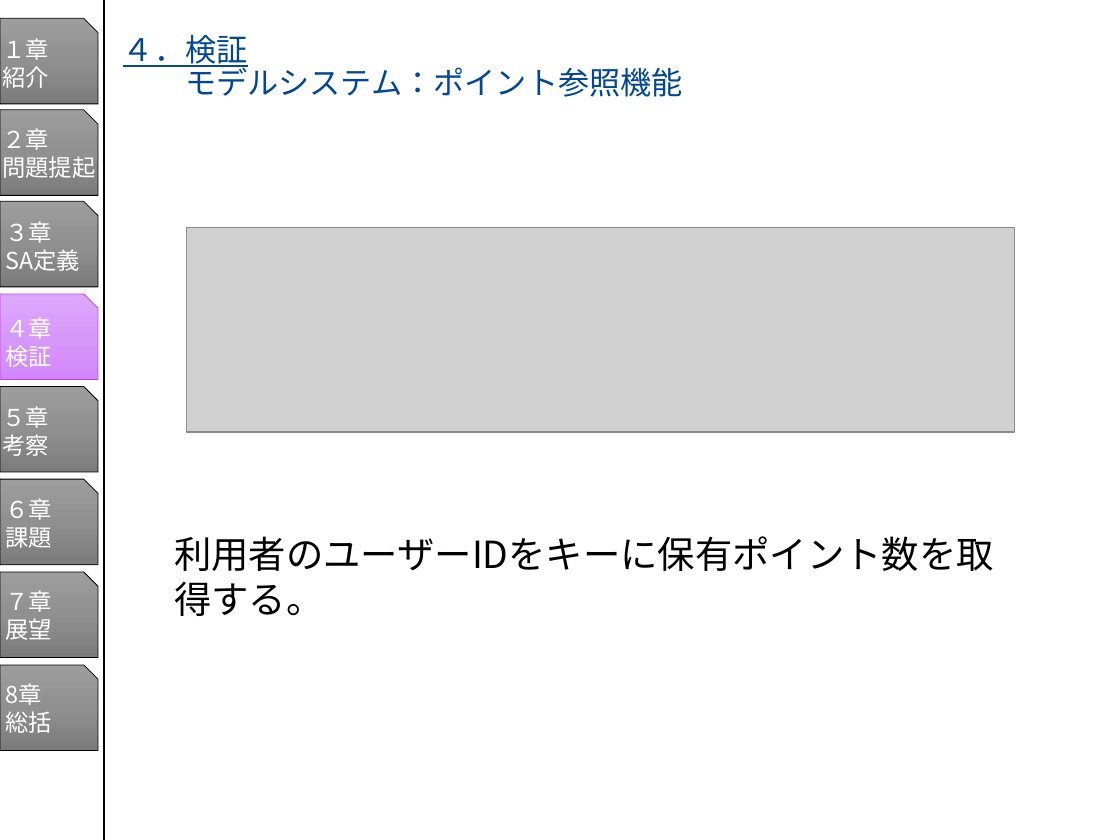
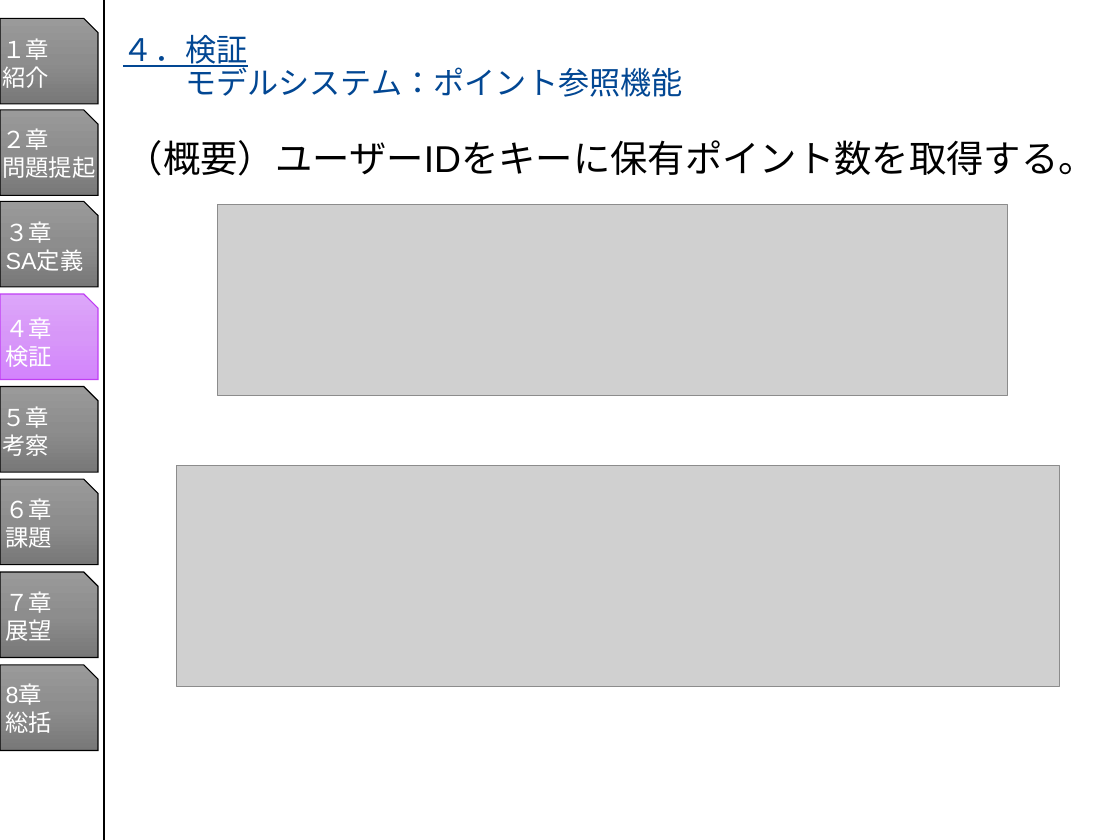
Before and after one commit to MikioKaya/JGS_Serverless, a slide deck: slide 3 of プレゼン/プレゼン資料_1019_モデルシステム更新.pptx. Drawn at 1120x840 pixels with LibreOffice and Linux fonts; fonts in the diff are those of the drawing; grey boxes stand for pictures. Boxes give left, top, right and bottom in pixels: in the first picture for what was removed or moved away, otherwise in the second. Text is boxed around its words. In the diff, an @@ line names an element or a change of style, - is before the commit and + after.

```diff
--- a/プレゼン/プレゼン資料_1019_モデルシステム更新.pptx
+++ b/プレゼン/プレゼン資料_1019_モデルシステム更新.pptx
@@ text at [126,140,1096,176]: text changed; font Noto Sans CJK JP to Arial @@
-利用者のユーザーIDをキーに保有ポイント数を取得する。
+（概要）ユーザーIDをキーに保有ポイント数を取得する。
@@ picture: place and size @@
-picture at [187,227,1015,432]
+picture at [217,205,1007,395]
@@ snip rect at [0,293,99,379]: fill gradient #DEA9FB to #D79AF9 to #D487FD to gradient #DDA6FA to #D797F8 to #D384FC; outline #C03EF4 0.5 pt to #C03EF4 0.75 pt; proportions changed @@
@@ picture added at [176,465,1060,687] @@
@@ font Noto Sans CJK JP to Arial in 8 elements at [3,38,50,88], [2,128,95,178], [6,221,84,271], [6,317,53,367], [2,406,49,456], [6,498,53,548], [6,591,53,641], [6,685,53,733] @@
@@ fill gradient #9D9D9D to #909090 to #7C7C7C to gradient #9A9A9A to #8D8D8D to #787878; outline #000000 0.5 pt to #000000 0.75 pt; proportions changed in 7 elements at [0,18,99,103], [0,110,99,195], [0,202,99,287], [0,386,99,472], [0,479,99,564], [0,572,99,657], [0,665,99,750] @@
```
Also in this commit, not shown: 3 other slides changed.
